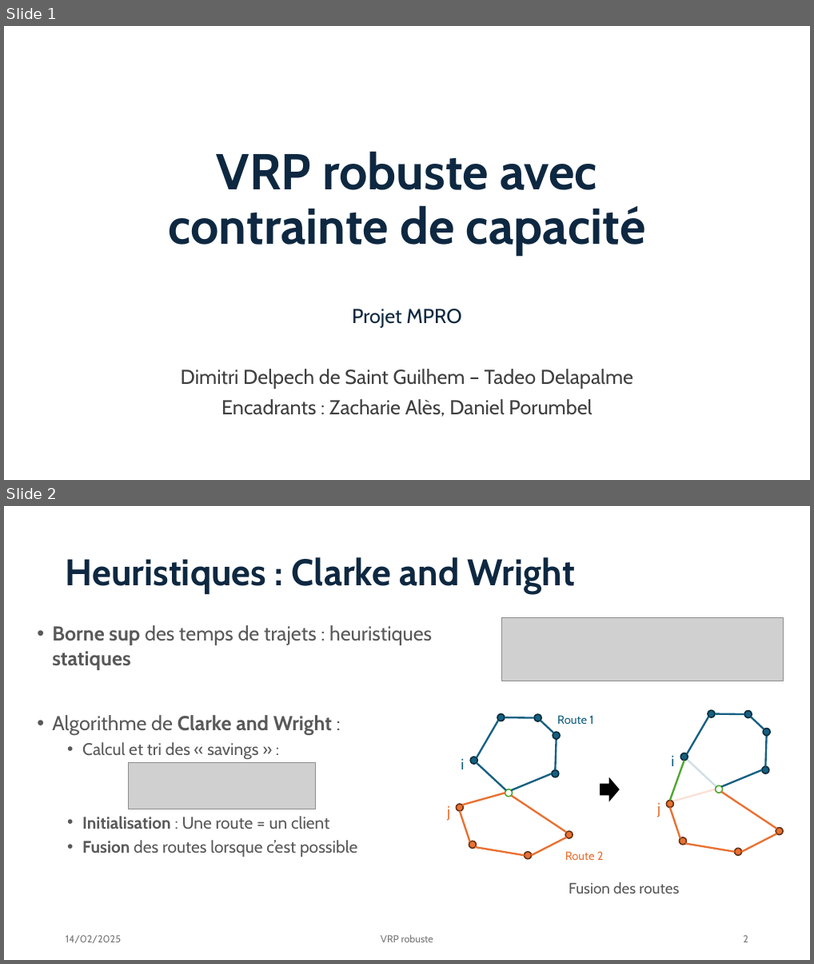
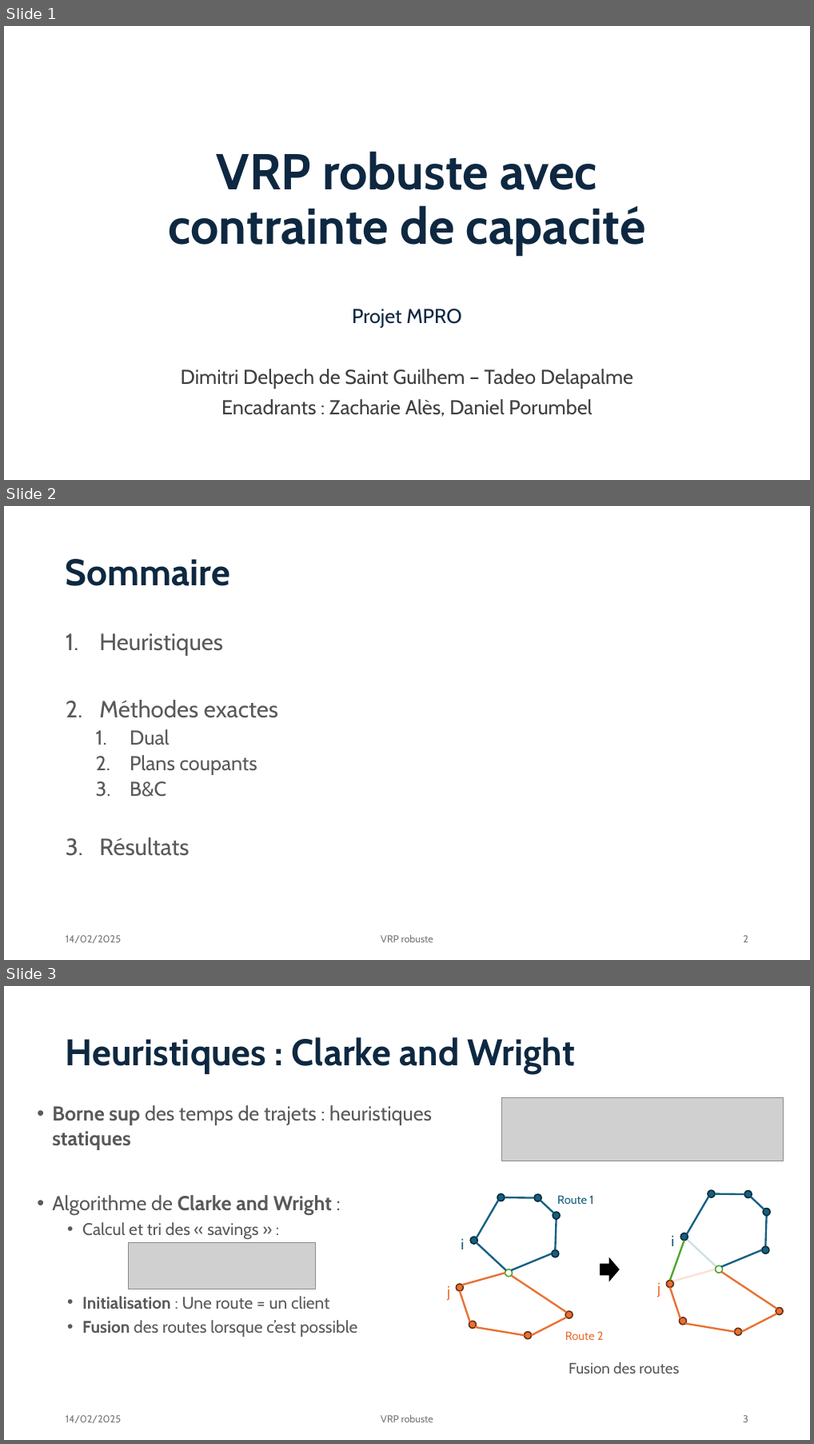
Before and after one commit to Darthkiller2Jr/projet_mpro, a slide deck: Présentation Projet.pptx. Shown one above the other, each under a label of ours: slides 1 and 2 before the commit, slides 1, 2 and 3 after it. The pictures are 814x964 and 814x1444 pixels, drawn with LibreOffice and Linux fonts; fonts in the diff are those of the drawing; grey boxes stand for pictures. Boxes give left, top, right and bottom in pixels: in the first picture for what was removed or moved away, otherwise in the second. Text is boxed around its words. In the diff, an @@ line names an element or a change of style, - is before the commit and + after.

Commit message:
sommaire ppt

```diff
--- a/Présentation Projet.pptx
+++ b/Présentation Projet.pptx
@@ slide 2 added at box(4, 506, 810, 960), background #FFFFFF @@
@@ title added at box(66, 559, 230, 586), 44 pt, text #0E2841, bold @@
+Sommaire
@@ text added at box(99, 633, 278, 856), 28 pt, text #595959 @@
+1. Heuristiques
+2. Méthodes exactes
+  1. Dual
+  2. Plans coupants
+  3. B&C
+3. Résultats
@@ text added at box(66, 935, 121, 943), 12 pt, text #797979 @@
+14/02/2025
@@ text added at box(381, 934, 434, 942), 12 pt, text #797979 @@
+VRP robuste
@@ page number added at box(743, 935, 749, 942), 12 pt, text #797979 @@
+2
@@ what was slide 2 is now slide 3 @@
@@ page number at box(743, 1415, 749, 1422): text changed @@
-2
+3
```
